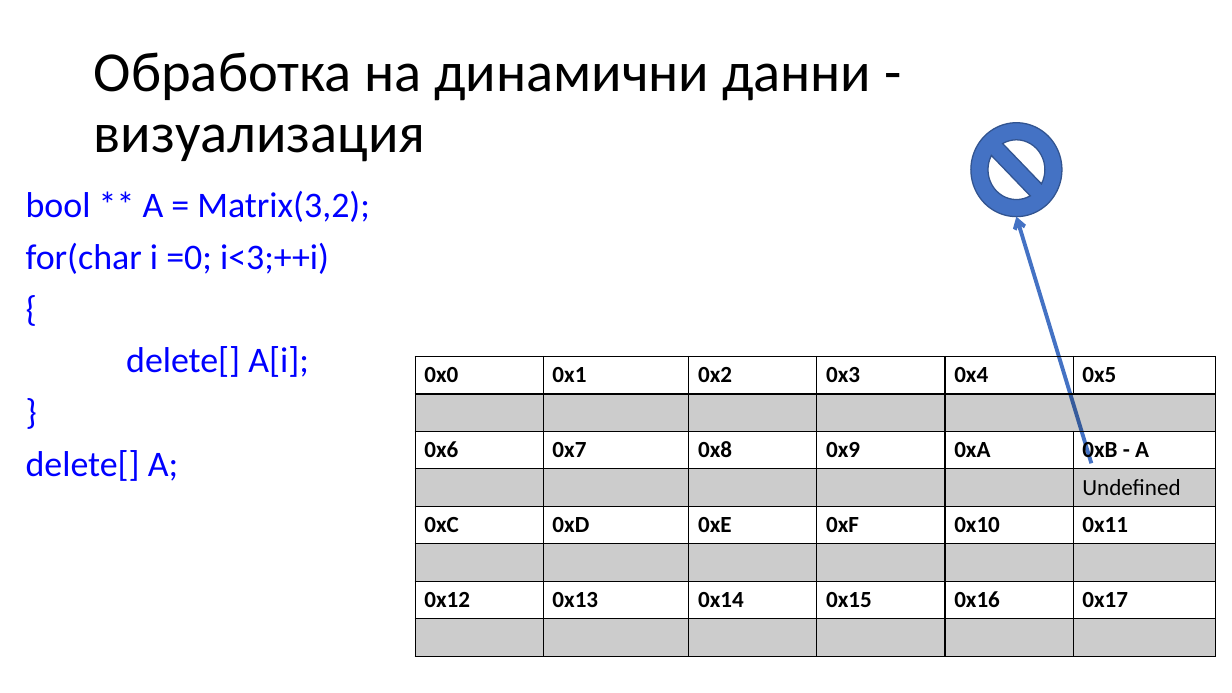
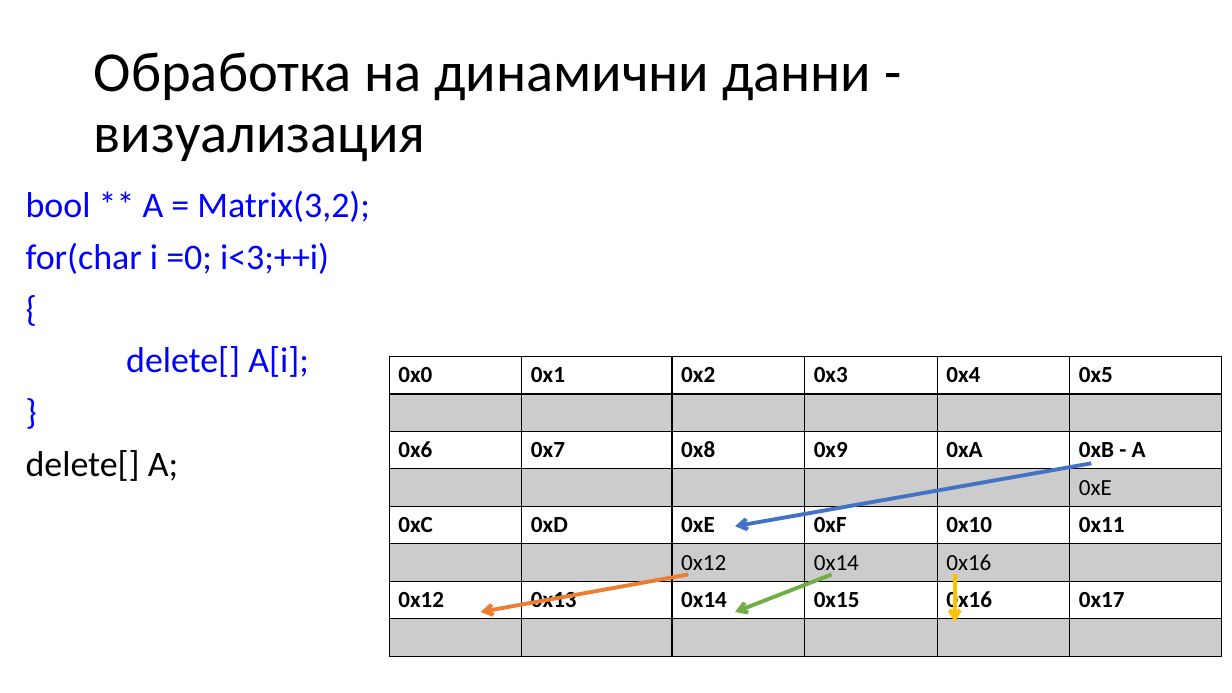
Before and after one commit to Mapmo/Uni-CPP, a slide deck: slide 61 of Introducing To Programming Materials/Consultation 3/Consultation3.pptx. Drawn at 1232x693 pixels with LibreOffice and Linux fonts; fonts in the diff are those of the drawing. Boxes give left, top, right and bottom in pixels: in the first picture for what was removed or moved away, otherwise in the second. Text is boxed around its words. In the diff, an @@ line names an element or a change of style, - is before the commit and + after.

```diff
--- a/Introducing To Programming Materials/Consultation 3/Consultation3.pptx
+++ b/Introducing To Programming Materials/Consultation 3/Consultation3.pptx
@@ no-entry sign removed at <box>971,123,1063,217</box> @@
@@ table at <box>389,357,1220,656</box> @@
-row 4, column 6: Undefined
+row 4, column 6: 0xE
-row 6:  |  |  |  |  | 
+row 6:  |  | 0x12 | 0x14 | 0x16 | 
@@ table: place and size @@
-table at <box>415,357,1217,656</box>
+table at <box>389,357,1220,656</box>
@@ text at <box>26,450,178,481</box>: text colour #0000FF to #000000 in "delete[] A;" @@
@@ arrow added from (1092, 463) to (736, 527), #4472C4 3 pt @@
@@ arrow added from (689, 575) to (481, 612), #ED7D31 3 pt @@
@@ arrow moved from (1092, 463) - (1017, 216) to (832, 575) - (736, 612) @@
@@ arrow (832, 575) - (736, 612): stroke #4472C4 3 pt to #70AD47 3 pt @@
@@ arrow added from (955, 575) to (955, 622), #FFC000 3 pt @@
```
Also in this commit, not shown: 19 other slides changed, 3 slides added, 2 other files.
